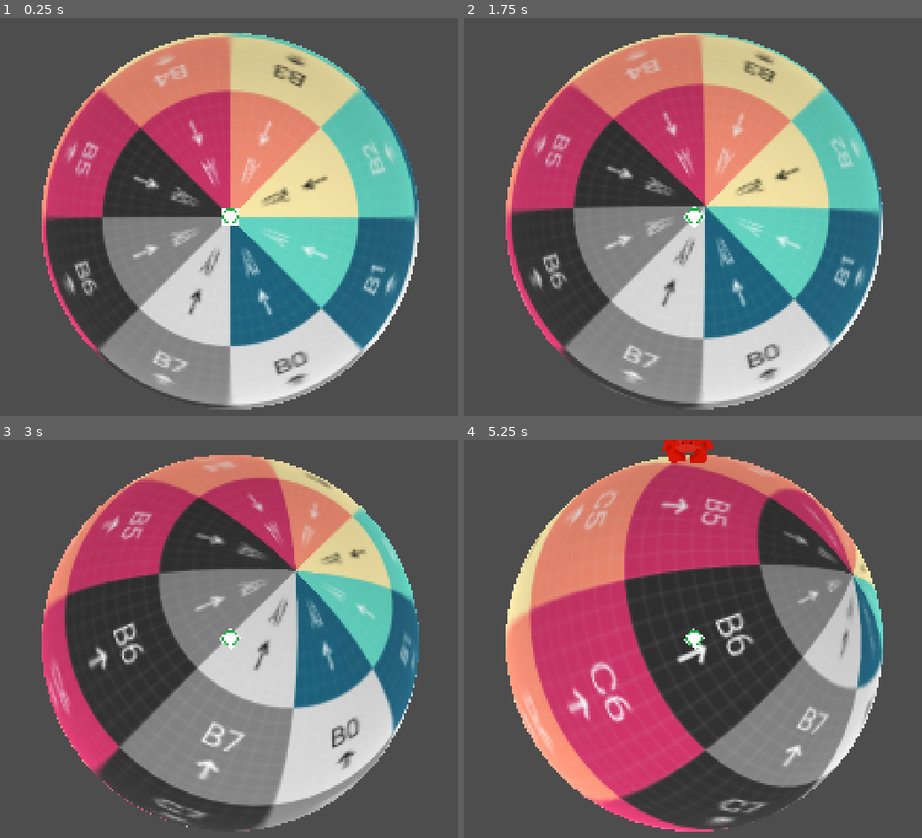
Above: before the commit, frames 1-4 (two rows, left to right).
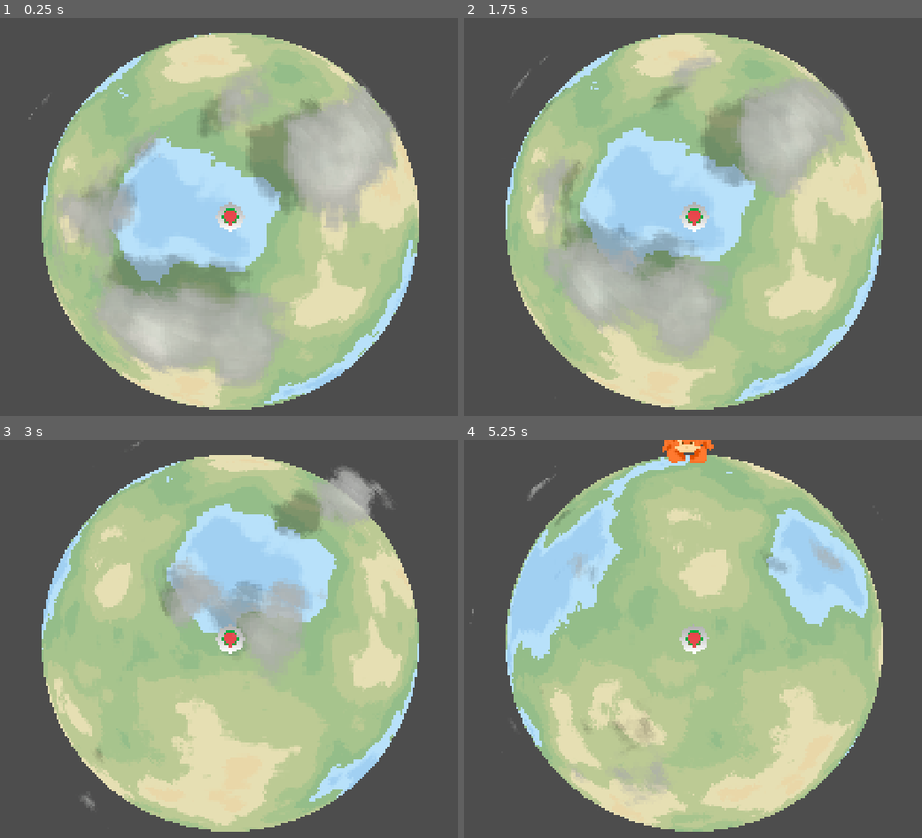
Above: after the commit, the same moments.

Repository: pgm-woutvande22/gamejam-juniperdev
Game: Godot game, scene res://scences/level.tscn
The game is run twice, just before and just after one commit, with the same random seed, the same clock (stepped at 60 frames per second) and the same inputs.
Inputs (mouse positions are in pixels of both pictures, inside the frame that each line leads up to):
- Up to frame 1 (0.25 s): no input
- Up to frame 2 (1.75 s): move the mouse to (848, 197) at 0.52 s; click (848, 197) at 0.67 s; drag from (551, 236) to (660, 296) at 1.27 s
- Up to frame 3 (3 s): move the mouse to (302, 551) at 2.02 s; click (302, 551) at 2.17 s; drag from (196, 718) to (18, 579) at 2.77 s
- Up to frame 4 (5.25 s): move the mouse to (908, 698) at 3.52 s; click (908, 698) at 3.67 s; drag from (482, 579) to (587, 539) at 4.27 s; move the mouse to (729, 639) at 5.02 s; click (729, 639) at 5.17 s

The runs differ from the first frame. In frame 1, 61% of the frame differs, in the area x 6-92%, y 3-99%; in frame 2, 60%; in frame 3, 61%; in frame 4, 62%, in the area x 1-92%, y 0-99%.

Commit message:
✨: shader for planet

Diff:
--- a/enemy_types/charger.tres
+++ b/enemy_types/charger.tres
@@ -5,7 +5,7 @@
 [resource]
 script = ExtResource("1")
 type_name = "Charger"
-kill_threshold = 20.0
+kill_threshold = 50.0
 max_health = 20.0
 hit_distance = 4.5
 score = 250
--- a/enemy_types/grunt.tres
+++ b/enemy_types/grunt.tres
@@ -5,7 +5,6 @@
 [resource]
 script = ExtResource("1")
 type_name = "Grunt"
-kill_threshold = 80.0
-max_health = 60.0
+kill_threshold = 30.0
+max_health = 30.0
 move_speed = 14.0
-modulate = Color(0.85, 0.2, 0.2, 1)
--- a/scences/level.tscn
+++ b/scences/level.tscn
@@ -2,7 +2,6 @@
 
 [ext_resource type="Script" uid="uid://cr1pdrt4vamyh" path="res://scripts/top.gd" id="1_dckfn"]
 [ext_resource type="Shader" uid="uid://c7yhsbhudabf" path="res://shaders/dash_indicator.gdshader" id="2_7l045"]
-[ext_resource type="Texture2D" uid="uid://ch8qa1kx5775f" path="res://assets/CustomUVChecker_byValle_1K.png" id="2_qi052"]
 [ext_resource type="Texture2D" uid="uid://bwldoqvfdpq56" path="res://assets/testy.png" id="3_tas22"]
 [ext_resource type="PackedScene" uid="uid://dyihxt88e4143" path="res://scences/enemy.tscn" id="5_cq5gf"]
 [ext_resource type="PackedScene" uid="uid://b8spwnr0enmy1" path="res://scences/spawner.tscn" id="6_3irxl"]
@@ -10,14 +9,9 @@
 [ext_resource type="Resource" uid="uid://8vjdnbm3r6ym" path="res://enemy_types/crab.tres" id="8_gmcrc"]
 [ext_resource type="Resource" uid="uid://gex2xifpuho7" path="res://enemy_types/charger.tres" id="9_nskur"]
 [ext_resource type="Resource" uid="uid://cpc00rv3kk0mo" path="res://enemy_types/grunt.tres" id="10_olo2r"]
-
-[sub_resource type="StandardMaterial3D" id="StandardMaterial3D_qi052"]
-albedo_color = Color(18.892157, 18.892157, 18.892157, 1)
-metallic = 1.0
-metallic_specular = 0.27
-
-[sub_resource type="BoxMesh" id="BoxMesh_7l045"]
-material = SubResource("StandardMaterial3D_qi052")
+[ext_resource type="PackedScene" uid="uid://c133gb8dibsto" path="res://assets/3D/Bey.glb" id="11_topgl"]
+[ext_resource type="Shader" uid="uid://b8b58ot4vi24r" path="res://shaders/pixel_planet.gdshader" id="12_pxpl"]
+[ext_resource type="Shader" uid="uid://bm2l4whyugdj7" path="res://shaders/cloud_layer.gdshader" id="13_cloud"]
 
 [sub_resource type="SphereShape3D" id="SphereShape3D_pg4a6"]
 
@@ -60,14 +54,46 @@
 [sub_resource type="QuadMesh" id="QuadMesh_pg4a6"]
 material = SubResource("ShaderMaterial_mjhmi")
 
-[sub_resource type="StandardMaterial3D" id="StandardMaterial3D_cq5gf"]
-albedo_texture = ExtResource("2_qi052")
+[sub_resource type="ShaderMaterial" id="ShaderMaterial_planet"]
+render_priority = 0
+shader = ExtResource("12_pxpl")
+shader_parameter/pixel_density = 100.0
+shader_parameter/edge_sharpness = 0.012
+shader_parameter/continent_scale = 1.9
+shader_parameter/sea_level = 0.46
+shader_parameter/warp = 0.45
+shader_parameter/seed = 0.0
+shader_parameter/water0 = Color(0.557, 0.749, 0.898, 1)
+shader_parameter/water1 = Color(0.631, 0.816, 0.949, 1)
+shader_parameter/water2 = Color(0.722, 0.882, 0.98, 1)
+shader_parameter/land0 = Color(0.58, 0.741, 0.537, 1)
+shader_parameter/land1 = Color(0.655, 0.769, 0.553, 1)
+shader_parameter/land2 = Color(0.737, 0.792, 0.58, 1)
+shader_parameter/mtn0 = Color(0.902, 0.875, 0.702, 1)
+shader_parameter/mtn1 = Color(0.914, 0.843, 0.659, 1)
+shader_parameter/mtn2 = Color(0.765, 0.651, 0.42, 1)
+shader_parameter/mtn3 = Color(0.667, 0.541, 0.322, 1)
+shader_parameter/mtn4 = Color(0.612, 0.475, 0.271, 1)
+shader_parameter/mtn5 = Color(0.71, 0.667, 0.557, 1)
 
 [sub_resource type="StandardMaterial3D" id="StandardMaterial3D_dckfn"]
 albedo_texture = ExtResource("3_tas22")
 
 [sub_resource type="SphereMesh" id="SphereMesh_0k001"]
 material = SubResource("StandardMaterial3D_dckfn")
+
+[sub_resource type="ShaderMaterial" id="ShaderMaterial_clouds"]
+render_priority = 0
+shader = ExtResource("13_cloud")
+shader_parameter/cloud_color = Color(0.922, 0.929, 0.914, 1)
+shader_parameter/pixel_density = 100.0
+shader_parameter/cloud_scale = 3.0
+shader_parameter/coverage = 0.62
+shader_parameter/softness = 0.06
+shader_parameter/opacity = 0.85
+shader_parameter/speed = 0.035
+shader_parameter/morph_speed = 0.2
+shader_parameter/morph_amount = 1.0
 
 [node name="level" type="Node3D" unique_id=738747087]
 
@@ -97,9 +123,8 @@
 [node name="DirectionalLight3D" type="DirectionalLight3D" parent="Top" unique_id=1564292907]
 transform = Transform3D(0.7071068, 0.35355324, -0.6123725, 0, 0.86602557, 0.49999976, 0.7071068, -0.35355324, 0.6123725, 0, 13.953394, 0)
 
-[node name="TopMesh" type="MeshInstance3D" parent="Top" unique_id=2067627049]
-transform = Transform3D(2, 0, 0, 0, 2, 0, 0, 0, 2, 0, 0, 0)
-mesh = SubResource("BoxMesh_7l045")
+[node name="TopMesh" parent="Top" unique_id=1622821032 instance=ExtResource("11_topgl")]
+transform = Transform3D(1.98, 0, 0, 0, 1, 0, 0, 0, 1.98, -0.008776516, 0, -0.0051070675)
 
 [node name="CollisionShape3D" type="CollisionShape3D" parent="Top" unique_id=1850111559]
 shape = SubResource("SphereShape3D_pg4a6")
@@ -119,7 +144,12 @@
 
 [node name="Planet" type="MeshInstance3D" parent="." unique_id=1564292905]
 transform = Transform3D(100, 0, 0, 0, 100, 0, 0, 0, 100, 0, 0, 0)
-material_override = SubResource("StandardMaterial3D_cq5gf")
+material_override = SubResource("ShaderMaterial_planet")
+mesh = SubResource("SphereMesh_0k001")
+
+[node name="CloudLayer" type="MeshInstance3D" parent="." unique_id=1564292908]
+transform = Transform3D(111.507416, 0, 0, 0, 111.507416, 0, 0, 0, 111.507416, 0, 0, 0)
+material_override = SubResource("ShaderMaterial_clouds")
 mesh = SubResource("SphereMesh_0k001")
 
 [node name="Spawner" parent="." unique_id=1257519610 instance=ExtResource("6_3irxl")]
--- /dev/null
+++ b/scences/tinkercad_gltf_scene.tscn
@@ -0,0 +1,6 @@
+[gd_scene format=3 uid="uid://c2lxrwpmsnj5o"]
+
+[node name="Tinkercad GLTF Scene" unique_id=686152337]
+
+[node name="Mesh_Mesh_head_geo_001_lambert2SG_001" parent="Node" parent_id_path=PackedInt32Array(2008001631) index="0" unique_id=896282966]
+mesh = null
--- /dev/null
+++ b/shaders/cloud_layer.gdshader
@@ -0,0 +1,90 @@
+shader_type spatial;
+// A transparent cloud shell: put this on a sphere slightly larger than the planet, so the player and
+// enemies orbit *inside* it and the clouds drift overhead. Procedural noise -> alpha, animated by a
+// slow rotation around the poles. Pixel-snapped to match the planet's chunky look.
+render_mode unshaded, cull_back, depth_draw_opaque;
+
+uniform vec3 cloud_color : source_color = vec3(0.922, 0.929, 0.914); // #ebede9
+uniform float pixel_density : hint_range(8.0, 400.0) = 100.0;
+uniform float cloud_scale : hint_range(0.5, 8.0) = 3.0;
+uniform float coverage : hint_range(0.0, 1.0) = 0.62;   // higher = fewer clouds
+uniform float softness : hint_range(0.001, 0.3) = 0.06; // edge feather of each cloud
+uniform float opacity : hint_range(0.0, 1.0) = 0.85;    // max cloud opacity
+uniform float speed = 0.015;                            // drift speed around the poles
+uniform float morph_speed : hint_range(0.0, 1.0) = 0.2; // how fast cloud shapes form/dissolve (0 = static shapes)
+uniform float morph_amount : hint_range(0.0, 4.0) = 1.0; // how far through the noise volume the shapes wander
+
+// --- soft volume (shade by cloud thickness; no directional ripples) ---
+uniform float under_shade : hint_range(0.0, 1.0) = 0.7;      // brightness of thin cloud edges
+uniform float volume_range : hint_range(0.01, 0.6) = 0.25;   // density span over which edges brighten to full core
+
+const int OCTAVES = 6;
+// rotation applied to the domain each octave so features don't align on a grid (kills the repeat)
+const mat3 OCT_ROT = mat3(
+		vec3(0.00, 0.80, 0.60),
+		vec3(-0.80, 0.36, -0.48),
+		vec3(-0.60, -0.48, 0.64));
+
+varying vec3 v_obj_pos;
+
+void vertex() {
+	v_obj_pos = VERTEX;
+}
+
+float hash(vec3 p) {
+	p = fract(p * 0.3183099 + 0.1);
+	p *= 17.0;
+	return fract(p.x * p.y * p.z * (p.x + p.y + p.z));
+}
+
+float vnoise(vec3 x) {
+	vec3 i = floor(x);
+	vec3 f = fract(x);
+	f = f * f * (3.0 - 2.0 * f);
+	return mix(
+		mix(mix(hash(i + vec3(0, 0, 0)), hash(i + vec3(1, 0, 0)), f.x),
+			mix(hash(i + vec3(0, 1, 0)), hash(i + vec3(1, 1, 0)), f.x), f.y),
+		mix(mix(hash(i + vec3(0, 0, 1)), hash(i + vec3(1, 0, 1)), f.x),
+			mix(hash(i + vec3(0, 1, 1)), hash(i + vec3(1, 1, 1)), f.x), f.y),
+		f.z);
+}
+
+float fbm(vec3 p) {
+	float v = 0.0;
+	float a = 0.5;
+	for (int i = 0; i < OCTAVES; i++) {
+		v += a * vnoise(p);
+		p = OCT_ROT * (p * 2.0);   // rotate + scale each octave so detail never lines up -> no repeat
+		a *= 0.5;
+	}
+	return v;
+}
+
+// cloud density at a (drift-rotated) direction; pixel-snapped + morphed so it matches the look
+float density_at(vec3 d, vec3 m) {
+	vec3 pd = floor(d * pixel_density) / pixel_density;
+	return fbm(pd * cloud_scale + m + 10.0);
+}
+
+void fragment() {
+	vec3 dir = normalize(v_obj_pos);
+	// drift the clouds by rotating the sample around the y (pole) axis over time
+	float ang = TIME * speed;
+	mat2 rot = mat2(vec2(cos(ang), -sin(ang)), vec2(sin(ang), cos(ang)));
+	dir.xz = rot * dir.xz;
+	// evolve the shapes: wander through the 3D noise volume so puffs form and dissolve in place
+	vec3 m = vec3(sin(TIME * morph_speed * 0.7),
+			cos(TIME * morph_speed * 1.1),
+			sin(TIME * morph_speed * 0.5)) * morph_amount;
+
+	float c = density_at(dir, m);
+
+	// soft volume: shade by the cloud's own thickness -> dense cores bright, thin wisps darker.
+	// driven by the density value (not cell-to-cell differences), so there's no rippling.
+	float thickness = smoothstep(coverage, coverage + volume_range, c);
+	float bright = mix(under_shade, 1.0, thickness);
+
+	float a = smoothstep(coverage, coverage + softness, c) * opacity;
+	ALBEDO = cloud_color * bright;
+	ALPHA = a;
+}
--- /dev/null
+++ b/shaders/pixel_planet.gdshader
@@ -0,0 +1,136 @@
+shader_type spatial;
+// Flat-lit (uniform brightness) procedural Earth on a real 3D sphere, generated from 3D noise (no
+// texture). Pixel-snapped for a chunky look. Also samples the SAME cloud field used by the cloud
+// shell and projects it down as a moving shadow on the surface.
+render_mode unshaded;
+
+// --- look / pixelation ---
+uniform float pixel_density : hint_range(8.0, 400.0) = 100.0;   // lower = chunkier pixel cells
+uniform float edge_sharpness : hint_range(0.001, 0.15) = 0.012; // smaller = crisper terrain edges
+
+// --- continents ---
+uniform float continent_scale : hint_range(0.5, 8.0) = 1.9;
+uniform float sea_level : hint_range(0.0, 1.0) = 0.46;
+uniform float warp : hint_range(0.0, 1.0) = 0.45;
+uniform float seed = 0.0;
+
+// --- water (deep -> shallow toward the coast) ---
+uniform vec3 water0 : source_color = vec3(0.557, 0.749, 0.898);  // #8ebfe5
+uniform vec3 water1 : source_color = vec3(0.631, 0.816, 0.949);  // #a1d0f2
+uniform vec3 water2 : source_color = vec3(0.722, 0.882, 0.980);  // #b8e1fa
+
+// --- land (low -> high) ---
+uniform vec3 land0 : source_color = vec3(0.580, 0.741, 0.537);   // #94bd89
+uniform vec3 land1 : source_color = vec3(0.655, 0.769, 0.553);   // #a7c48d
+uniform vec3 land2 : source_color = vec3(0.737, 0.792, 0.580);   // #bcca94
+
+// --- mountains (low -> high) ---
+uniform vec3 mtn0 : source_color = vec3(0.902, 0.875, 0.702);    // #e6dfb3
+uniform vec3 mtn1 : source_color = vec3(0.914, 0.843, 0.659);    // #e9d7a8
+uniform vec3 mtn2 : source_color = vec3(0.765, 0.651, 0.420);    // #c3a66b
+uniform vec3 mtn3 : source_color = vec3(0.667, 0.541, 0.322);    // #aa8a52
+uniform vec3 mtn4 : source_color = vec3(0.612, 0.475, 0.271);    // #9c7945
+uniform vec3 mtn5 : source_color = vec3(0.710, 0.667, 0.557);    // #b5aa8e
+
+// --- cloud shadows (these MUST match the cloud_layer material's settings to line up) ---
+uniform float cloud_shadow_strength : hint_range(0.0, 1.0) = 0.25; // how much the shadow darkens the ground
+uniform vec3 cloud_shadow_dir = vec3(1.0, 0.0, 0.6);   // direction the shadow is offset from under the cloud (sun angle)
+uniform float cloud_shadow_offset : hint_range(0.0, 0.5) = 0.08;   // how far the shadow slides off from directly below
+uniform float cloud_pixel_density = 100.0;
+uniform float cloud_scale = 3.0;
+uniform float cloud_coverage = 0.62;
+uniform float cloud_softness = 0.06;
+uniform float cloud_speed = 0.035;
+uniform float cloud_morph_speed = 0.2;
+uniform float cloud_morph_amount = 1.0;
+
+const int OCTAVES = 6;
+// rotation applied to the domain each octave so features don't align on a grid (kills the repeat)
+const mat3 OCT_ROT = mat3(
+		vec3(0.00, 0.80, 0.60),
+		vec3(-0.80, 0.36, -0.48),
+		vec3(-0.60, -0.48, 0.64));
+
+varying vec3 v_obj_pos;
+
+void vertex() {
+	v_obj_pos = VERTEX;
+}
+
+float hash(vec3 p) {
+	p = fract(p * 0.3183099 + 0.1);
+	p *= 17.0;
+	return fract(p.x * p.y * p.z * (p.x + p.y + p.z));
+}
+
+float vnoise(vec3 x) {
+	vec3 i = floor(x);
+	vec3 f = fract(x);
+	f = f * f * (3.0 - 2.0 * f);
+	return mix(
+		mix(mix(hash(i + vec3(0, 0, 0)), hash(i + vec3(1, 0, 0)), f.x),
+			mix(hash(i + vec3(0, 1, 0)), hash(i + vec3(1, 1, 0)), f.x), f.y),
+		mix(mix(hash(i + vec3(0, 0, 1)), hash(i + vec3(1, 0, 1)), f.x),
+			mix(hash(i + vec3(0, 1, 1)), hash(i + vec3(1, 1, 1)), f.x), f.y),
+		f.z);
+}
+
+float fbm(vec3 p) {
+	float v = 0.0;
+	float a = 0.5;
+	for (int i = 0; i < OCTAVES; i++) {
+		v += a * vnoise(p);
+		p = OCT_ROT * (p * 2.0);   // rotate + scale each octave so detail never lines up -> no repeat
+		a *= 0.5;
+	}
+	return v;
+}
+
+float sstep(float edge, float x) {
+	return smoothstep(edge - edge_sharpness, edge + edge_sharpness, x);
+}
+
+void fragment() {
+	vec3 dir = normalize(v_obj_pos);
+	vec3 pdir = floor(dir * pixel_density) / pixel_density;   // snap to chunky cells
+	vec3 dom = pdir * continent_scale + seed;
+
+	float elevation = fbm(dom + warp * fbm(dom * 0.5 + 5.0));
+
+	vec3 col;
+	if (elevation < sea_level) {
+		// water: deepest -> shallow as it approaches the coast
+		col = water0;
+		col = mix(col, water1, sstep(sea_level - 0.16, elevation));
+		col = mix(col, water2, sstep(sea_level - 0.05, elevation));
+	} else {
+		// land in the lowlands, then a 6-step mountain gradient at higher elevations
+		float l = (elevation - sea_level) / max(1.0 - sea_level, 0.001);
+		col = land0;
+		col = mix(col, land1, sstep(0.10, l));
+		col = mix(col, land2, sstep(0.20, l));
+		col = mix(col, mtn0, sstep(0.32, l));
+		col = mix(col, mtn1, sstep(0.43, l));
+		col = mix(col, mtn2, sstep(0.54, l));
+		col = mix(col, mtn3, sstep(0.65, l));
+		col = mix(col, mtn4, sstep(0.76, l));
+		col = mix(col, mtn5, sstep(0.87, l));
+	}
+
+	// cloud shadow: sample the SAME cloud field (offset toward the sun so the shadow is visible next
+	// to the cloud, not hidden under it) and darken the ground where a cloud covers it.
+	vec3 sdir = normalize(dir + normalize(cloud_shadow_dir) * cloud_shadow_offset);
+	float ca = TIME * cloud_speed;
+	mat2 crot = mat2(vec2(cos(ca), -sin(ca)), vec2(sin(ca), cos(ca)));
+	sdir.xz = crot * sdir.xz;
+	vec3 cm = vec3(sin(TIME * cloud_morph_speed * 0.7),
+			cos(TIME * cloud_morph_speed * 1.1),
+			sin(TIME * cloud_morph_speed * 0.5)) * cloud_morph_amount;
+	vec3 cpd = floor(sdir * cloud_pixel_density) / cloud_pixel_density;
+	float cd = fbm(cpd * cloud_scale + cm + 10.0);
+	float shadow = smoothstep(cloud_coverage, cloud_coverage + cloud_softness, cd);
+	col *= mix(1.0, 1.0 - cloud_shadow_strength, shadow);
+
+	// uniform brightness otherwise: the biome color is output flat across the whole planet
+	ALBEDO = clamp(col, 0.0, 1.0);
+}
Binary file changed: assets/3D/Bey.glb
Binary file removed: assets/3D/Prototype/Beyblade low poly V1.glb
Not shown, removed: assets/3D/Prototype/Beyblade low poly V1.glb.import
Binary file added: assets/Crab-TopDown.png
Not shown, added: assets/Crab-TopDown.png.import
Not shown, added: shaders/cloud_layer.gdshader.uid
Not shown, added: shaders/pixel_planet.gdshader.uid
